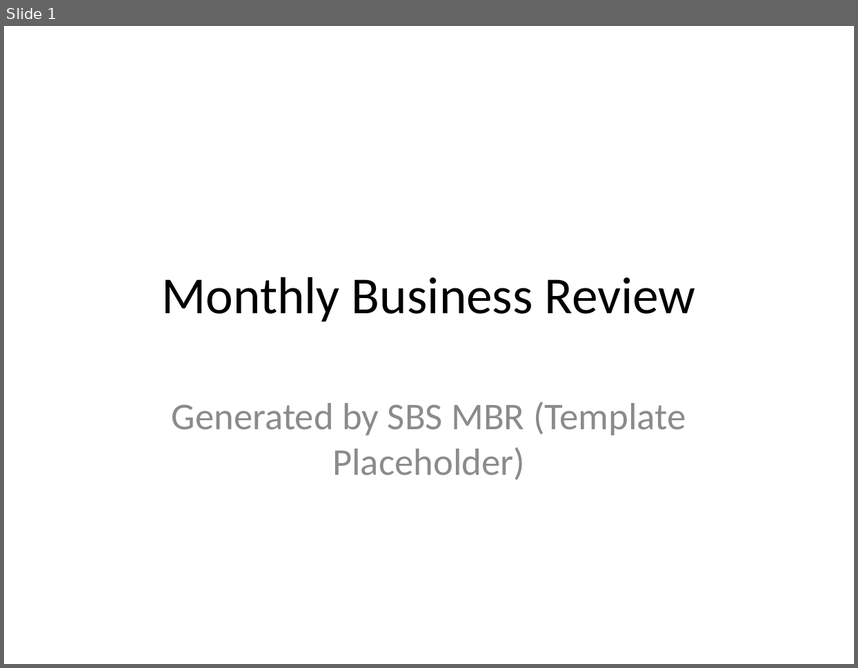
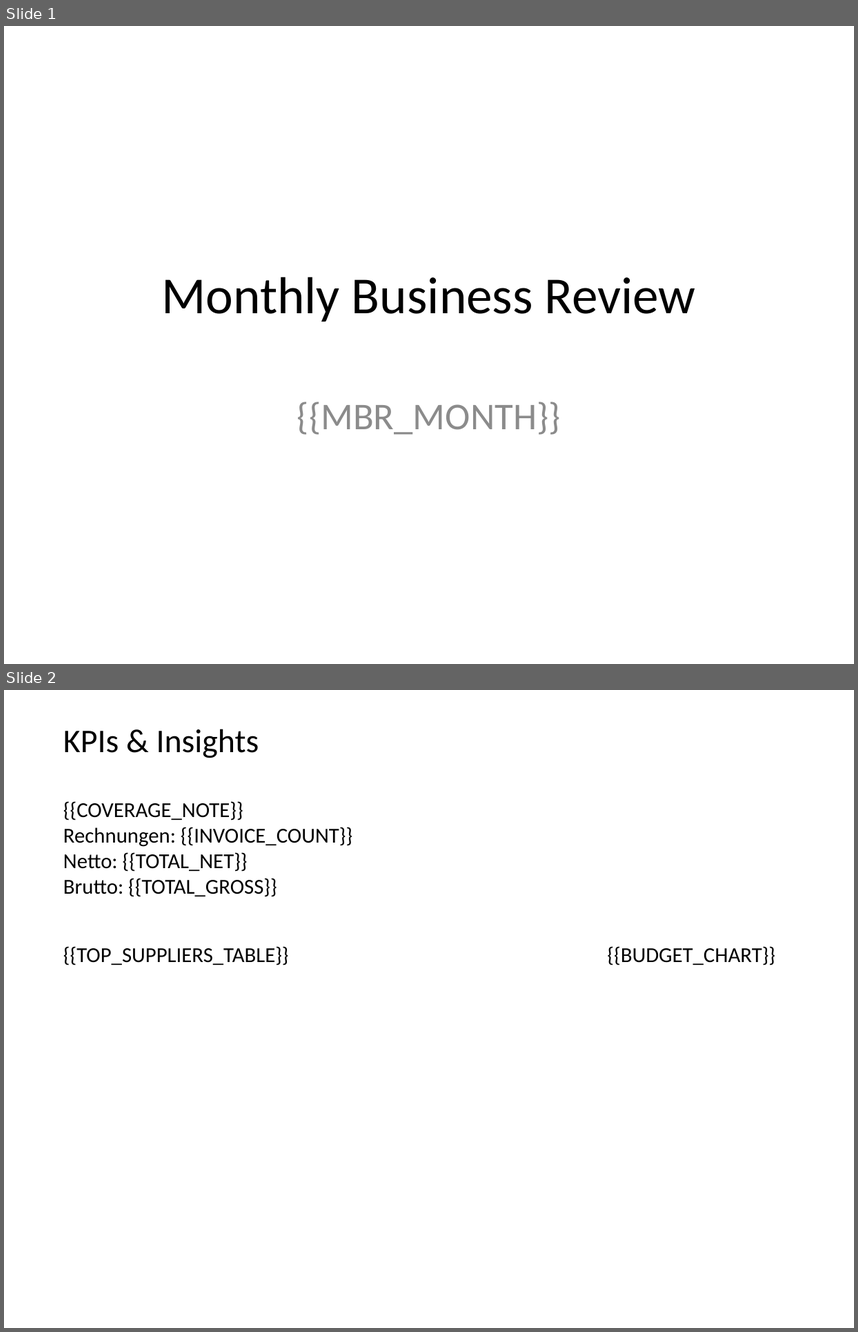
Before and after one commit to Luyzz22/ki-rechnungsverarbeitung, a slide deck: pptx_templates/mbr_template.pptx. Shown one above the other, each under a label of ours: slide 1 before the commit, slides 1 and 2 after it. The pictures are 858x668 and 858x1332 pixels, drawn with LibreOffice and Linux fonts; fonts in the diff are those of the drawing. Boxes give left, top, right and bottom in pixels: in the first picture for what was removed or moved away, otherwise in the second. Text is boxed around its words. In the diff, an @@ line names an element or a change of style, - is before the commit and + after.

Commit message:
feat(mbr): add structured pptx template with separate table/chart placeholders

```diff
--- a/pptx_templates/mbr_template.pptx
+++ b/pptx_templates/mbr_template.pptx
@@ slide 2 added at (x1=4, y1=690, x2=854, y2=1328), background #FFFFFF @@
@@ text added at (x1=63, y1=729, x2=259, y2=758), 28 pt, text #000000 @@
+KPIs & Insights
@@ text added at (x1=63, y1=801, x2=352, y2=897), 18 pt, text #000000 @@
+{{COVERAGE_NOTE}}
+Rechnungen: {{INVOICE_COUNT}}
+Netto: {{TOTAL_NET}}
+Brutto: {{TOTAL_GROSS}}
@@ text added at (x1=63, y1=946, x2=289, y2=965), 18 pt, text #000000 @@
+{{TOP_SUPPLIERS_TABLE}}
@@ text added at (x1=607, y1=946, x2=775, y2=965), 18 pt, text #000000 @@
+{{BUDGET_CHART}}
@@ slide 1 changed as well @@
@@ subtitle at (x1=297, y1=401, x2=561, y2=434): text changed @@
-Generated by SBS MBR (Template Placeholder)
+{{MBR_MONTH}}
```
Also in this commit, not shown: 1 slide removed.
